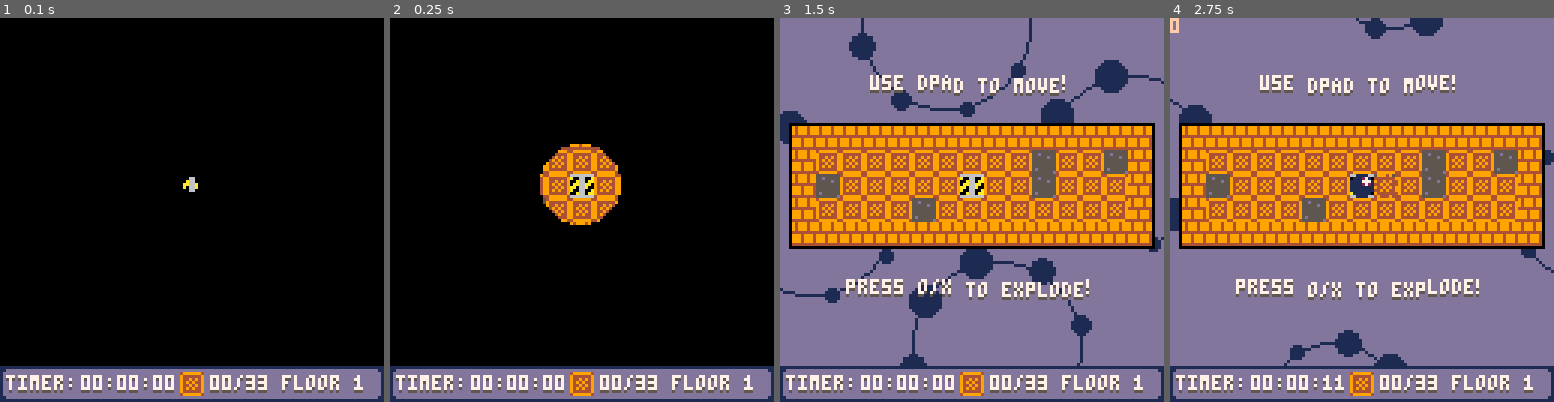
Above: before the commit, frames 1-4 (left to right).
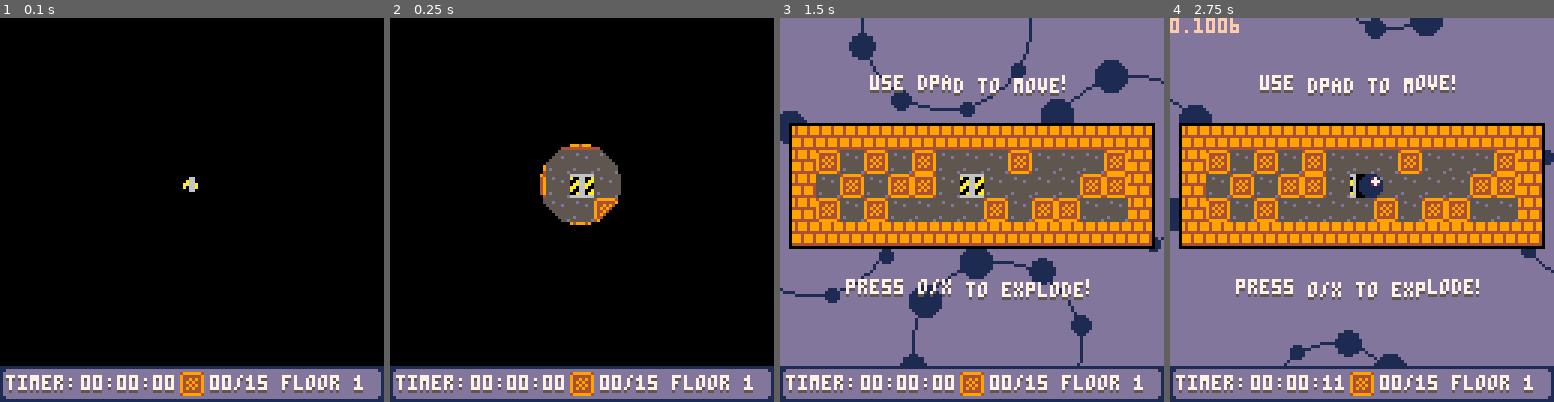
Above: after the commit, the same moments.

Repository: SHKBRD/P8CrateBall
Game: PICO-8 cartridge balltest24.p8
The game is run twice, just before and just after one commit, with the same random seed, the same clock (stepped at 60 frames per second) and the same inputs.
Inputs:
- Up to frame 1 (0.1 s): no input
- Up to frame 2 (0.25 s): no input
- Up to frame 3 (1.5 s): tap X (X key) at 0.33, 1.07 s; tap O (Z key) at 0.7 s
- Up to frame 4 (2.75 s): hold Right 1.6-2.1 s; tap O (Z key) at 1.7, 2.1, 2.5 s; tap X (X key) at 1.85 s; hold Up 2.15-2.42 s; hold Right from 2.47 s (still down)

The runs differ from the first frame. In frame 1, less than 0.1% of the frame differs, in the area x 64-70%, y 92-97%; in frame 2, 2.6%; in frame 3, 7.9%; in frame 4, 8.4%, in the area x 3-91%, y 0-97%.

Commit message:
add fire, heal

Diff:
--- a/balltest24.p8
+++ b/balltest24.p8
@@ -100,8 +100,10 @@
 	--[[
 	1=vortex
 	2=steelcrate
+	3=fires
+	4=heal
 	--]]
-	possible_mods={1,2}
+	possible_mods={1,2,3,4}
 	mod_count=#possible_mods
 	floor_mods={}
 
@@ -112,9 +114,14 @@
 			add(floor_mods, fmod)
 			del(possible_mods, fmod)
 
-			if fmod == 1 then
+			if fmod==1 then
 				vortextype=(floor%2)+1
 			end
+
+			if fmod==3 then
+				firecount=flr((floor*2+1)/5)
+			end
+
 		end
 	end
 
@@ -134,6 +141,8 @@
 	cratetotal = 10
 	switchtotal = 3
 	switchclear = false
+	firecount=0
+
 	if (switchtotal == 0) switchclear = true
 	leave_state = 1
 	floor_won = false
@@ -260,6 +269,8 @@
 	o={}
 	crates={}
 	switches={}
+	fires={}
+	items={}
 	clear_map()
 end
 
@@ -617,6 +628,8 @@
 o={}
 crates={}
 switches={}
+fires={}
+items={}
 
 function load_actor(t, x, y)
 	local a = {}
@@ -658,7 +671,7 @@
 function init_actor_counts()
 	local actorcnt=max(flr(sqrt(lev_w*lev_h)), 1)
 	if floor_type == 1 then
-		cratetotal = 33
+		cratetotal = 15
 		switchtotal = 0
 	elseif floor_type == 2 then
 		cratetotal = round(actorcnt*1.5)
@@ -713,56 +726,11 @@
 
 	for crate=1,cratetotal do
 
-		local crt=10
-		if makesteel then
-			crt=14
-			steelsmade+=1
-			if (steelsmade==steelmax) makesteel=false
-		end
-
-		repeat
-		rx = 8*flr(rnd(lev_w))+offx
-		ry = 8*flr(rnd(lev_h))+offy
-		until not is_actor_there(rx, ry)
-		load_actor(crt, rx, ry)
-
-		local cr = o[#o]
-		add(crates,cr)
-
-		cr.acts_col = true
-		cr.damage = 0
-		cr.colx = 0.5
-		cr.coly = 0.5
-		cr.colw = 7
-		cr.colh = 7
-		cr.z = 2
-
-	end
-
-	--[[
-	for fire=1,2 do
-		repeat
-		rx = 8*flr(rnd(14))+16
-		ry = 8*flr(rnd(13))+16
-		until not is_actor_there(rx, ry)
-		load_actor(26, rx, ry)
-
-		local fr = o[#o]
-
-		fr.frametimer = 0
-		fr.coly = 3.5
-		fr.colh = 4
-		fr.colx = 1.5
-		fr.colw = 5
-		fr.acts_col = false
-		dirx = sgn(rnd(1)-1)
-		diry = sgn(rnd(1)-1)
-		fr.vx = 0.5*dirx
-		fr.vy = 0.3*diry
-		fr.fric = 0
-		fr.z = 7
-	end
-	--]]
+		--generates at random
+		--locations
+		make_crate(nil,nil)
+
+	end
 
 	for switch=1,switchtotal do
 		repeat
@@ -785,6 +753,29 @@
 		add(switches, sw)
 	end
 
+	if has_mod(3) then
+		for fire=1,firecount do
+			repeat
+			rx = 8*flr(rnd(lev_w))+offx
+			ry = 8*flr(rnd(lev_h))+offy
+			until not is_actor_there(rx, ry)
+
+			load_actor(26, rx, ry)
+
+			local fr = o[#o]
+
+			fr.acts_col = false
+			fr.damage = 0
+			fr.colx = 0.5
+			fr.coly = 0.5
+			fr.colw = 7
+			fr.colh = 7
+			fr.z = 2
+			fr.frametimer = 0
+			add(fires, fr)
+		end
+	end
+
 	if has_mod(1) then
 		--vortecies
 		if voertextype != 0 then
@@ -812,11 +803,102 @@
 			vx.frametimer = 0
 			vx.z = 2
 		end
-
-	end
-
-end
-
+	end
+
+	if has_mod(4) and lev_w>3 and lev_h>3 then
+		--this is stupid.
+		--don't do this in your game.
+		tries=0
+		repeat
+		rx = 8*flr(rnd(lev_w-4))+offx+16
+		ry = 8*flr(rnd(lev_h-4))+offy+16
+		tries+=1
+		until not is_actor_there(rx, ry) or tries==50
+
+		if tries != 50 then
+			load_actor(30, rx, ry)
+
+			local it = o[#o]
+
+			it.frametimer = 0
+			it.coly = 1
+			it.colh = 6
+			it.colx = 1
+			it.colw = 6
+			it.acts_col = false
+			it.vx = 0
+			it.vy = 0
+			it.fric = 0
+			it.z = 7
+			it.exploding=false
+			it.timer=0
+			it.despawn=-1
+			add(items, it)
+
+			add_item_surr_crates(rx,ry)
+
+		end
+	end
+
+end
+
+function make_crate(x,y)
+	local rx=nil
+	local ry=nil
+	if x!=nil and y!= nil then
+		--stop("▒")
+		rx=x
+		ry=y
+	end
+
+	local offx = (19-lev_w)*4
+	local offy = (17-lev_h)*4
+
+	local crt=10
+	if makesteel then
+		crt=14
+		steelsmade+=1
+		if (steelsmade==steelmax) makesteel=false
+	end
+
+	if rx==nil or ry==nil then
+		repeat
+		rx = 8*flr(rnd(lev_w))+offx
+		ry = 8*flr(rnd(lev_h))+offy
+		until not is_actor_there(rx, ry)
+	end
+	load_actor(crt, rx, ry)
+
+	local cr = o[#o]
+
+	cr.acts_col = true
+	cr.damage = 0
+	cr.colx = 0.5
+	cr.coly = 0.5
+	cr.colw = 7
+	cr.colh = 7
+	cr.z = 2
+
+	add(crates,cr)
+end
+
+function add_item_surr_crates(x,y)
+
+	for fy=-2,2 do
+
+		for fx=-2+(abs(fy)),2-(abs(fy)) do
+			local ax=x+fx*8
+			local ay=y+fy*8
+
+			if not is_actor_there(ax,ay) then
+				--stop("!")
+				make_crate(ax, ay)
+				cratetotal+=1
+			end
+		end
+	end
+
+end
 
 function will_physa_hit(a1, a2, future)
 	local res = {false, false, false, false}
@@ -878,13 +960,14 @@
 end
 
 function is_player(a1)
-	return a1.t==1 or a1.t==2
+	return a1.t==1 or a1.t==2 or a1.t==3
 end
 
 function actor_collide(a1, a2)
 	if is_crate(a1) then
 		if	(not is_player(a2)) return
 	end
+
 	if (distance(a1.x, a1.y, a2.x, a2.y) >= 16) return
 	if will_a_touch(a1, a2, true) then
 	 gener_hit(a1, a2)
@@ -911,15 +994,20 @@
 
 	--fire
 	if a1.t >= 26 and a1.t <= 29 then
-		--crate interaction
-		if is_crate(a2) then
+		--player interaction
+		if is_player(a2) and a2.control then
+			fire_touched=true
 			local res1 = will_a_touch(a1, a2, false)
 			local res2 = will_a_touch(a1, a2, true)
-			if not res1 and res2 then
-				crate_damage(a2, false, false)
-			end
-		end
-	end
+			fire_player(a2)
+		end
+	end
+
+	--item
+	if a1.t == 30 and is_player(a2) and a2.control then
+		heal_explode(a1, a2)
+	end
+
 end
 
 function crate_damage(ac, instant, player)
@@ -945,7 +1033,7 @@
 		ac.despawn = 300
 		sfx(2, 2)
 		cratesbroken += 1
-		del(crates, ac)
+
 	end
 	if player then
 		if ac.t == 14 then
@@ -996,14 +1084,15 @@
 	end
 end
 
+function heal_explode(it)
+	if not it.exploding then
+		it.exploding = true
+		it.timer=100
+	end
+end
+
 function actor_col()
- --for a1 in all(o) do
- --	for a2 in all(o) do
- --		if a1 != a2 then
- --			actor_collide(a1, a2)
- --		end
- --	end
- --end
+
  for cr in all(crates) do
  	for pl in all(p) do
  		actor_collide(pl,cr)
@@ -1013,6 +1102,20 @@
  for sw in all(switches) do
  	for pl in all(p) do
  		actor_collide(pl,sw)
+ 	end
+ end
+
+ for pl in all(p) do
+ 	fire_touched=false
+ 	for fr in all(fires) do
+ 		actor_collide(pl,fr)
+ 	end
+ 	if (fire_touched==false) pl.in_fire=false
+ end
+
+ for it in all(items) do
+ 	for pl in all(p) do
+ 		actor_collide(pl,it)
  	end
  end
 
@@ -1142,13 +1245,53 @@
 			end
 
 		end
-	end
+
+		--item
+		if ac.t==30 then
+			if ac.exploding == true then
+				heal_item_tick(ac)
+			end
+		end
+	end
+end
+
+function heal_item_tick(it)
+
+	if it.timer > 0 then
+		it.timer-=1
+		it.despawn=it.timer
+
+		local rad=sin((100-it.timer)/-200)*16.2
+		for cr in all(crates) do
+			local dist = distance(it.x, it.y, cr.x, cr.y)
+			--stop(dist)
+			if dist<=rad and cr.t != 10 and cr.t != 14 then
+				if cr.t == 13 or cr.t == 15 then
+					cr.acts_col = true
+					cr.despawn = -1
+					if cratesbroken!=cratestotal then
+						cratesbroken-=1
+					end
+				end
+				cr.t-=1
+				cr.damage=0
+			end
+
+		end
+
+
+	elseif it.timer == 0 then
+		del(items, it)
+		del(o, it)
+	end
+
 end
 
 function actor_decay()
 	for i=1,#o do
 	if (i > #o) break
 		if o[i].despawn == 0 then
+			del(crates, o[i])
 			del(o, o[i])
 			i -= 1
 		elseif o[i].despawn > 0 then
@@ -1214,6 +1357,26 @@
 					   or act.despawn > 60 then
 						spr(act.t, act.x, act.y)
 					end
+
+					if act.t==30 then
+						fill_list={
+							0b0101111101011111.1,
+							0b1010111110101111.1,
+							0b1111101011111010.1,
+							0b1111010111110101.1,
+						}
+
+						local rad=sin((100-act.timer)/-200)*16
+						--fillp(fill_list[(frameoff)%4+1])
+						local ind=flr((frameoff*8)%4+1)
+						fillp(fill_list[ind])
+						circfill(act.x+4, act.y+4, rad, 11)
+						ind=flr(((frameoff*8)+2)%4+1)
+						fillp(fill_list[ind])
+						circfill(act.x+4, act.y+4, rad, 3)
+						fillp()
+					end
+
 				else
 					if act.t == 59 or act.t == 60 then
 						draw_switch(act)
@@ -1477,6 +1642,9 @@
 		c.snapped = false
 		c.blast_cool = 0
 		c.blast_mode = false
+		c.fired = false
+		c.in_fire = false
+		c.fire_cool = 0
 		c.despawn = -1
 		c.control = false
 		c.gets_col = true
@@ -1554,6 +1722,18 @@
 
 	end
 
+end
+
+function fire_player(pl)
+	--stop(pl.in_fire)
+	if pl.in_fire==false then
+		sfx(12,-1)
+	end
+	pl.in_fire=true
+	pl.fired=true
+	pl.fire_cool = 200
+	pl.blast_mode = false
+	pl.blast_cool = 0
 end
 
 function player_roll_sfx(player)
@@ -1678,8 +1858,10 @@
 
 function player_control(player)
 
-	if btn(5, player-1) and p[player].blast_cool <= 0 then
-		player_blast(player)
+	if p[player].blast_cool<=0 and p[player].fired != true then
+		if btn(5, player-1) then
+			player_blast(player)
+		end
 	end
 
 	// set first calc vars for x
@@ -1739,10 +1921,23 @@
 	end
 
 	p[player].blast_cool -= 1
-
-	if (p[player].blast_cool <= 0) or not (abs(p[player].vx) + abs(p[player].vy) > 5) then
+	p[player].fire_cool -= 1
+
+	local velcomb=abs(p[player].vx) + abs(p[player].vy)
+
+	if p[player].blast_mode and p[player].blast_cool<100 and velcomb < 2 then
 		p[player].blast_mode = false
 	end
+
+	if (p[player].blast_cool <= 0) then
+		p[player].blast_mode = false
+	end
+
+	if p[player].fire_cool <= 0 then
+		p[player].fired = false
+		p[player].fire_cool = 0
+	end
+
 end
 
 function did_player_enter_trap()
@@ -1810,7 +2005,7 @@
 	end
 end
 
-function draw_cooldown(pl)
+function draw_cooldown(pl, fire)
 	--container edges
 	line(pl.x-2, pl.y-6, pl.x+9, pl.y-6, 7)
 	line(pl.x-2, pl.y-3, pl.x+9, pl.y-3, 7)
@@ -1818,8 +2013,13 @@
 	line(pl.x+10, pl.y-5, pl.x+10, pl.y-4, 7)
 	--bg
 	rect(pl.x-2, pl.y-5, pl.x+9, pl.y-4, 0)
-	--progress
-	rect(flr(pl.x-2), pl.y-5, flr(pl.x+9-(pl.blast_cool/120)*14), pl.y-4, 11)
+
+	if pl.fired == false then
+		--progress
+		rect(flr(pl.x-2), pl.y-5, flr(pl.x+9-(pl.blast_cool/120)*12), pl.y-4, 11)
+	else
+		rect(flr(pl.x-2), pl.y-5, flr(pl.x+(pl.fire_cool/200)*11)-2, pl.y-4, 8+(flr(frameoff%2)))
+	end
 end
 
 function draw_players()
@@ -1828,43 +2028,22 @@
 	 // ball explode anim
 	 count = count + .01
 	 // player draw
-	 if pl.blast_mode and (pl.blast_cool % 2 == 1) then
-			spr(2, pl.x, pl.y)
+	 if pl.fired and pl.fire_cool%2==0 then
+	 	spr(3,pl.x,pl.y)
+	 elseif pl.blast_mode and (pl.blast_cool % 2 == 1) then
+			spr(2,pl.x,pl.y)
 	 else
-	 	spr(1, pl.x, pl.y)
+	 	spr(1,pl.x,pl.y)
 	 end
 
-	 if pl.blast_cool > 0 then
-	 	draw_cooldown(pl)
+	 if pl.fired then
+	 	draw_cooldown(pl, true)
+	 elseif pl.blast_cool > 0 then
+	 	draw_cooldown(pl, false)
 	 end
 
  end
 end
-…(25 lines of a section not shown)…
 
 
 
Not shown, changed: 58 lines of the sprite sheet (__gfx__) section of balltest24.p8
Not shown, changed: the sound effects (__sfx__) section of balltest24.p8
